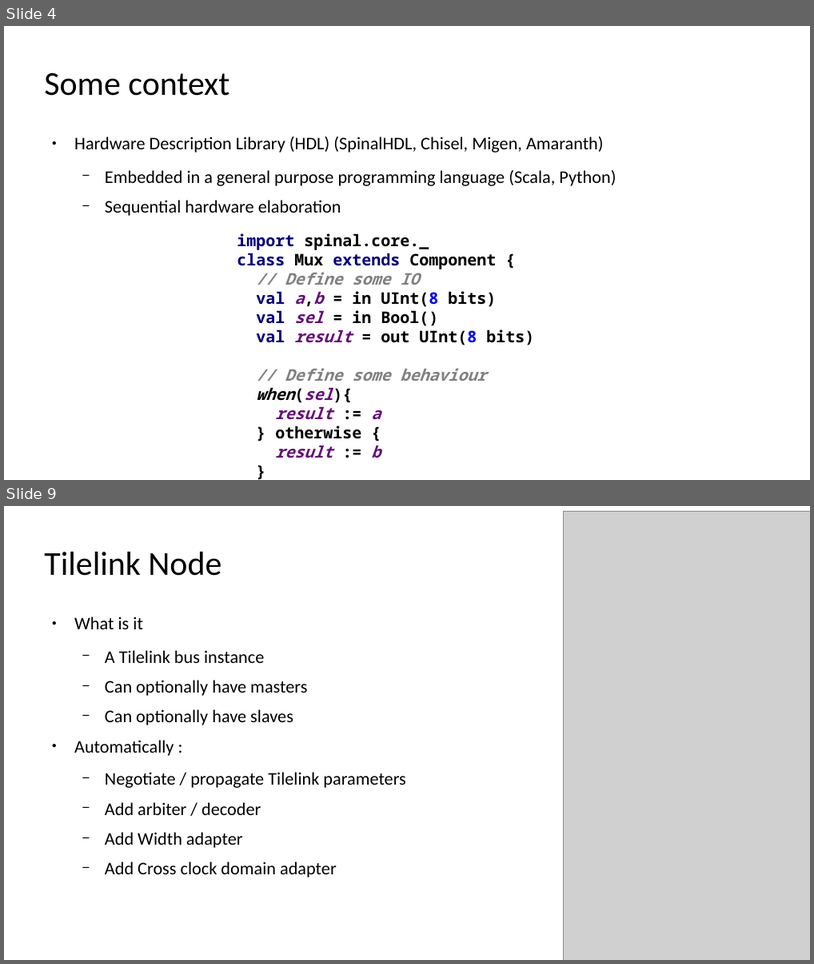
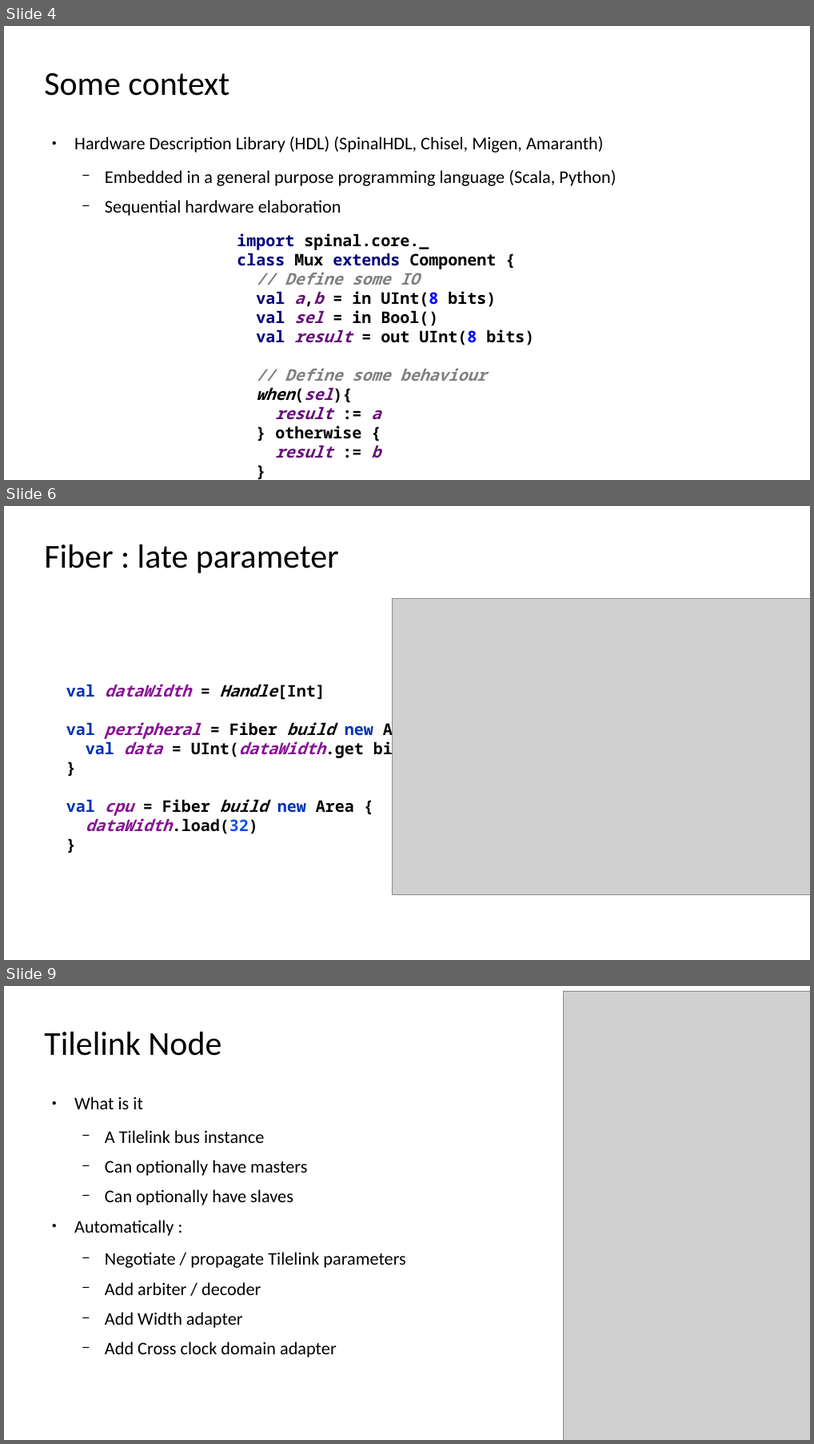
Before and after one commit to SpinalHDL/SpinalDoc, a slide deck: presentation/en/orconf_150923/orconf_150923.odp. Shown one above the other, each under a label of ours: slides 4 and 9 before the commit, slides 4, 6 and 9 after it; the slides between them are not shown. The pictures are 814x964 and 814x1444 pixels, drawn with LibreOffice and Linux fonts; fonts in the diff are those of the drawing; grey boxes stand for pictures. Boxes give left, top, right and bottom in pixels: in the first picture for what was removed or moved away, otherwise in the second. Text is boxed around its words. In the diff, an @@ line names an element or a change of style, - is before the commit and + after.

```diff
--- a/presentation/en/orconf_150923/orconf_150923.odp
+++ b/presentation/en/orconf_150923/orconf_150923.odp
@@ slide 6 added at (4,506,810,960), background #FFFFFF @@
@@ title added at (44,544,339,573), 37.7 pt, text #000000 @@
+Fiber : late parameter
@@ picture added at (392,598,810,894) @@
@@ text added at (66,684,422,834), 18 pt, text #080808, bold @@
+val dataWidth = Handle[Int]
+val peripheral = Fiber build new Area {
+val data = UInt(dataWidth.get bits)
+}
+val cpu = Fiber build new Area {
+dataWidth.load(32)
+}
```
Also in this commit, not shown: 6 slides changed, 1 other slide added, 2 slides removed, 2 other files.
